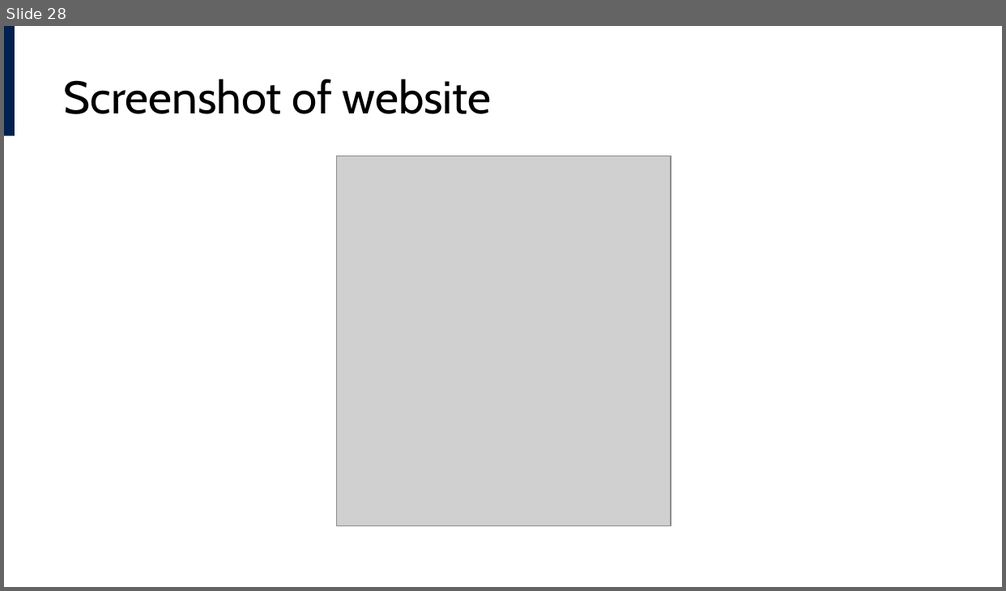
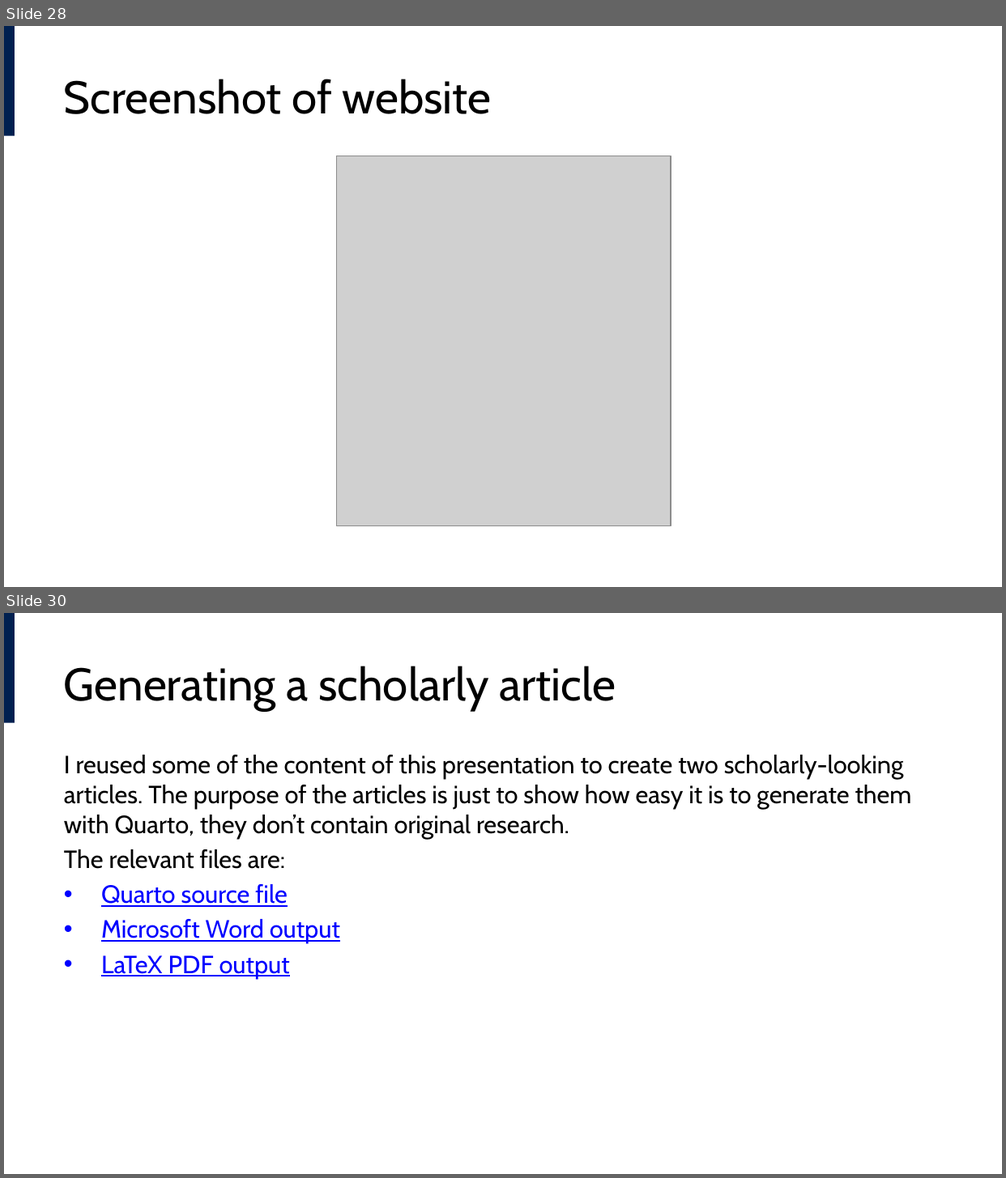
Before and after one commit to lucas-a-meyer/using-quarto, a slide deck: docs/presentation.pptx. Shown one above the other, each under a label of ours: slide 28 before the commit, slides 28 and 30 after it; the slides between them are not shown. The pictures are 1006x591 and 1006x1178 pixels, drawn with LibreOffice and Linux fonts; fonts in the diff are those of the drawing; grey boxes stand for pictures. Boxes give left, top, right and bottom in pixels: in the first picture for what was removed or moved away, otherwise in the second. Text is boxed around its words. In the diff, an @@ line names an element or a change of style, - is before the commit and + after.

```diff
--- a/docs/presentation.pptx
+++ b/docs/presentation.pptx
@@ slide 30 added at (4, 613, 1002, 1174), background #FFFFFF; not listed: 1 template element that a slide beside it also shows @@
@@ title added at (64, 666, 616, 711), 33 pt, text #000000 @@
+Generating a scholarly article
@@ text added at (64, 755, 912, 978), 18 pt, text #000000 @@
+I reused some of the content of this presentation to create two scholarly-looking articles. The purpose of the articles is just to show how easy it is to generate them with Quarto, they don’t contain original research.
+The relevant files are:
+• Quarto source file
+• Microsoft Word output
+• LaTeX PDF output
```
Also in this commit, not shown: 3 slides changed, 5 other slides added, 2 slides removed, 18 other files.
